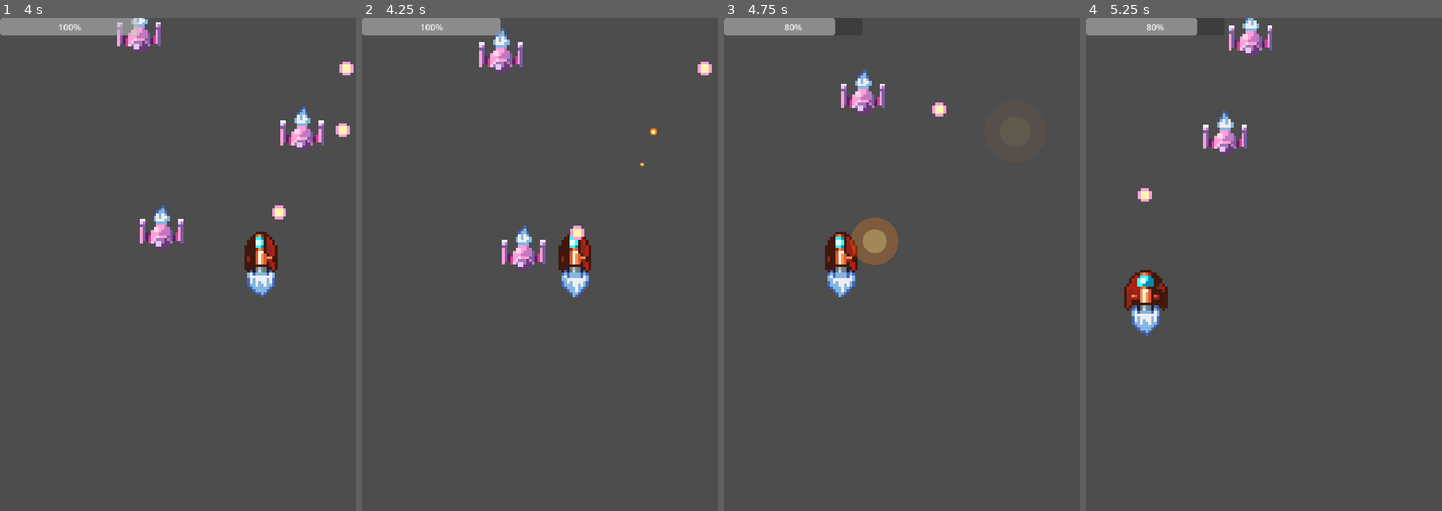
Above: before the commit, frames 1-4 (left to right).
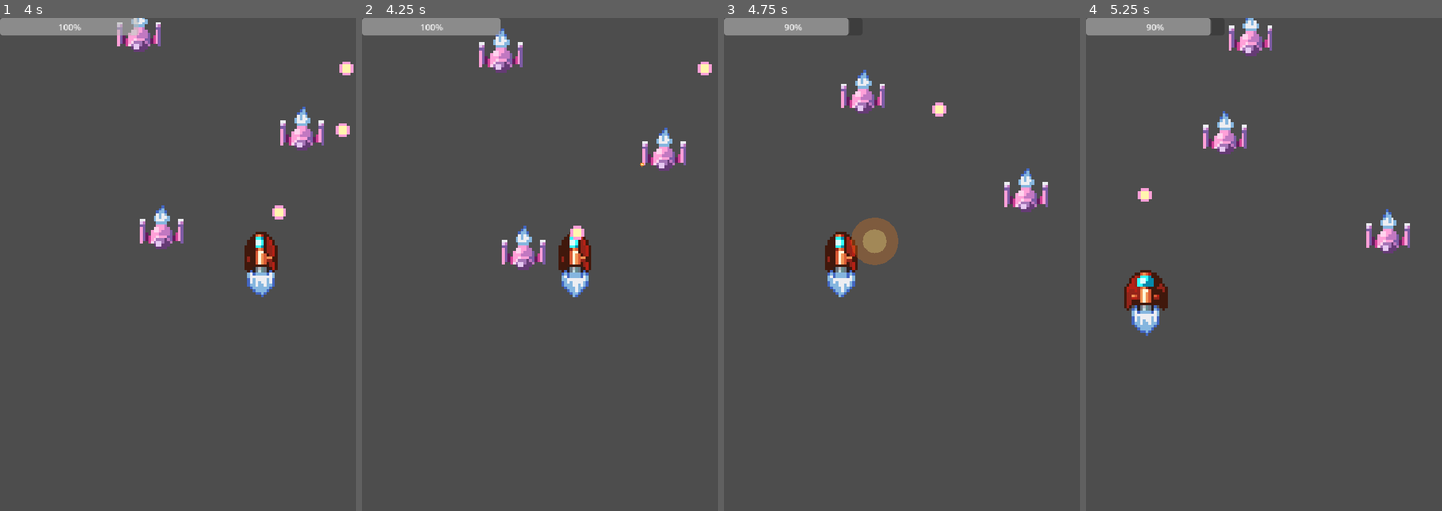
Above: after the commit, the same moments.

Repository: 231764/game3-shootemup
Game: Godot game, scene res://scenes/main.tscn
Two runs of this game, one before a commit and one after it. Both use one fixed random seed, a clock stepped at 60 frames per second and the inputs below.
Inputs:
- Up to frame 1 (4 s): hold D (Right) 0.53-1.28 s; hold Space (Shoot) 0.53-1.28 s; hold S (Down) 1.28-2.03 s; tap Space (Shoot) at 1.35, 2.85 s; hold D (Right) 2.03-2.78 s; hold Space (Shoot) 2.03-2.78 s; hold W (Up) 2.78-3.53 s; hold A (Left) from 3.53 s (still down); hold Space (Shoot) from 3.53 s (still down)
- Up to frame 2 (4.25 s): keep holding A (Left); keep holding Space (Shoot)
- Up to frame 3 (4.75 s): keep holding A (Left); release Space (Shoot) at 4.28 s; tap Space (Shoot) at 4.35 s
- Up to frame 4 (5.25 s): release A (Left) at 5.03 s; hold S (Down) from 5.03 s (still down); hold Space (Shoot) from 5.03 s (still down)

Frame 1 is identical in both runs. In frame 2, 0.6% of the frame differs, in the area x 78-92%, y 22-31%; in frame 3, 0.7%, in the area x 16-92%, y 0-40%; in frame 4, 0.7%.

Commit message:
added values

Diff:
--- a/scenes/enemy1.tscn
+++ b/scenes/enemy1.tscn
@@ -31,6 +31,8 @@
 
 [node name="Enemy1" type="Area2D" unique_id=1705350879]
 script = ExtResource("1_ppmo8")
+max_health = 4
+ram_damage = 5
 explosion_scene = ExtResource("2_n665k")
 
 [node name="Sprite2D" type="AnimatedSprite2D" parent="." unique_id=1759095109]
--- a/scenes/enemy2.tscn
+++ b/scenes/enemy2.tscn
@@ -32,6 +32,7 @@
 
 [node name="Enemy2" type="Area2D" unique_id=1644183651]
 script = ExtResource("1_3neu4")
+max_health = 5
 bullet_scene = ExtResource("2_23kvp")
 explosion_scene = ExtResource("3_4e2ig")
 
--- a/scenes/player.tscn
+++ b/scenes/player.tscn
@@ -2,6 +2,7 @@
 
 [ext_resource type="Texture2D" uid="uid://dybmdfq0y8ywj" path="res://assets/ship.png" id="1_4flbx"]
 [ext_resource type="Script" uid="uid://bmffyw6ha37qv" path="res://scripts/player.gd" id="1_g2els"]
+[ext_resource type="PackedScene" uid="uid://cr3kpr6ev3age" path="res://scenes/explosion.tscn" id="2_dqkch"]
 [ext_resource type="Texture2D" uid="uid://dj8dn1a3w7e06" path="res://assets/explosion.png" id="2_qhqgy"]
 
 [sub_resource type="AtlasTexture" id="AtlasTexture_dqkch"]
@@ -117,6 +118,8 @@
 [node name="Player" type="CharacterBody2D" unique_id=1444988763]
 scale = Vector2(5, 5)
 script = ExtResource("1_g2els")
+max_health = 10
+explosion_scene = ExtResource("2_dqkch")
 
 [node name="AnimatedSprite2D" type="AnimatedSprite2D" parent="." unique_id=1831614798]
 texture_filter = 1
